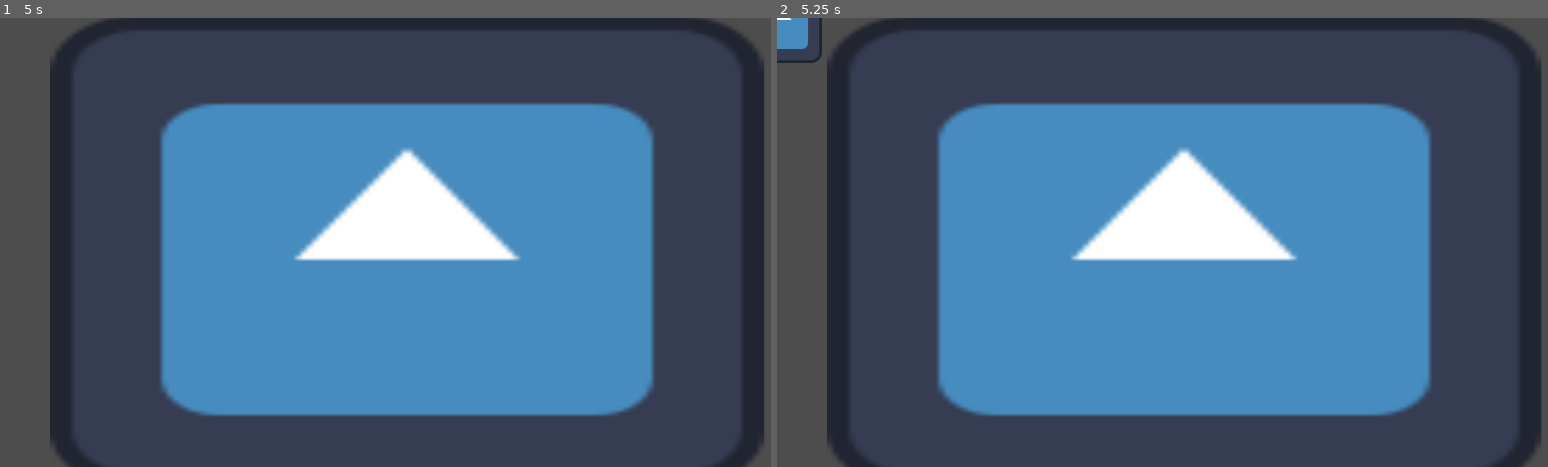
Above: before the commit, frames 1-2 (left to right).
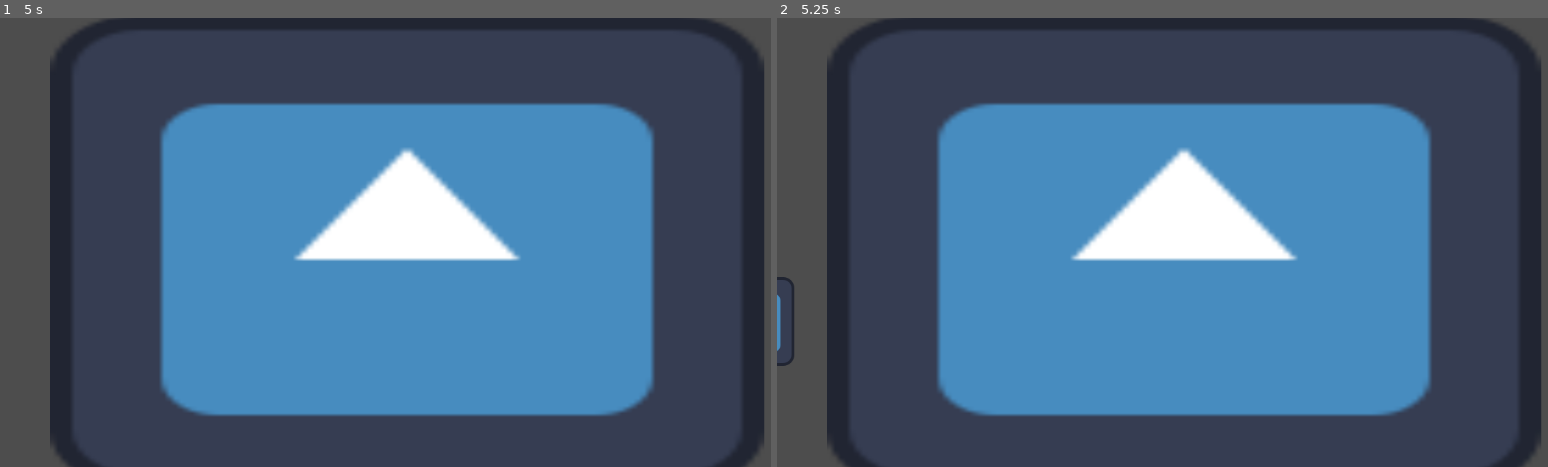
Above: after the commit, the same moments.

Repository: 0xspiderr/itec-2026
Game: Godot game, scene res://_level/level_1.tscn
Same seed, same stepped clock (60 frames per second), same inputs: the game is played once before the commit and once after it. This scene is started directly instead of the project's main scene. The engine's default icon, where the game draws it, is replaced by a stand-in: a white triangle on a blue panel in a dark square.
Inputs:
- Up to frame 1 (5 s): tap Enter at 0.5, 2, 3.5 s; hold D (right) 0.53-1.28 s; tap Space at 1.25, 2.75, 4.25 s; hold Down (down) 1.28-2.03 s; hold D (right) 2.03-2.78 s; hold W (up) 2.78-3.53 s; hold A (left) from 3.53 s (still down)
- Up to frame 2 (5.25 s): release A (left) at 5.03 s; hold Down (down) from 5.03 s (still down)

Frame 1 is identical in both runs. In frame 2, 0.5% of the frame differs, in the area x 0-6%, y 0-78%.

Commit message:
added: random spawn points for pickable items and sync

Diff:
--- a/_level/level_1.tscn
+++ b/_level/level_1.tscn
@@ -26,6 +26,35 @@
 [node name="Marker2D2" type="Marker2D" parent="SpawnPoints" unique_id=347573964]
 position = Vector2(123, 157)
 
+[node name="Marker2D3" type="Marker2D" parent="SpawnPoints" unique_id=463922787]
+position = Vector2(123, 348)
+
+[node name="Marker2D4" type="Marker2D" parent="SpawnPoints" unique_id=1968183081]
+position = Vector2(514, 375)
+
+[node name="PickableSpawnPoints" type="Node" parent="." unique_id=156564525]
+
+[node name="Marker2D" type="Marker2D" parent="PickableSpawnPoints" unique_id=1232301253]
+position = Vector2(164, 0)
+
+[node name="Marker2D2" type="Marker2D" parent="PickableSpawnPoints" unique_id=1137620558]
+position = Vector2(0, 129)
+
+[node name="Marker2D3" type="Marker2D" parent="PickableSpawnPoints" unique_id=306315078]
+position = Vector2(513, -8)
+
+[node name="Marker2D4" type="Marker2D" parent="PickableSpawnPoints" unique_id=615407072]
+position = Vector2(-39, 438)
+
+[node name="Marker2D5" type="Marker2D" parent="PickableSpawnPoints" unique_id=921566546]
+position = Vector2(115, 598)
+
+[node name="Marker2D6" type="Marker2D" parent="PickableSpawnPoints" unique_id=512910466]
+position = Vector2(540, 551)
+
+[node name="Marker2D7" type="Marker2D" parent="PickableSpawnPoints" unique_id=133077630]
+position = Vector2(793, 398)
+
 [node name="Environment" type="Node2D" parent="." unique_id=1130732815]
 
 [node name="Ground" type="Sprite2D" parent="Environment" unique_id=717154542]
--- a/_level/level_manager.gd
+++ b/_level/level_manager.gd
@@ -8,13 +8,15 @@
 
 const PICKABLE_ITEM = preload("uid://ckl8vqyes3cml")
 @onready var pickable_items: Node = $PickableItems
+@onready var pickable_spawn_points: Array[Node] = $PickableSpawnPoints.get_children()
 
 
 func _ready() -> void:
 	_spawn_rats()
 
-	item_spawn_timer.timeout.connect(_on_spawn_item)
-	item_spawn_timer.start()
+	if multiplayer.is_server():
+		item_spawn_timer.timeout.connect(_on_spawn_item)
+		item_spawn_timer.start()
 
 
 func _spawn_rats() -> void:
@@ -36,11 +38,41 @@
 
 
 # we should add random spawnpoints all over the map for this
+#func _on_spawn_item() -> void:
+	#if not multiplayer.is_server():
+		#return
+	#
+	#var new_item = PICKABLE_ITEM.instantiate() as PickableItem
+	#var spawn_point = pickable_spawn_points
+	#new_item.position = Vector2(1, 1)
+	#new_item.name = "carrot"
+	#pickable_items.add_child(new_item, true)
+
 func _on_spawn_item() -> void:
 	if not multiplayer.is_server():
 		return
 
+	var available_points = []
+	for spawn_point in pickable_spawn_points:
+		if not _is_position_occupied(spawn_point.position):
+			available_points.append(spawn_point)
+
+	if available_points.is_empty():
+		print("No available spawn points!")
+		return
+
+	var spawn_point = available_points.pick_random()
+
 	var new_item = PICKABLE_ITEM.instantiate() as PickableItem
-	new_item.position = Vector2(1, 1)
-	new_item.name = "carrot"
+	new_item.position = spawn_point.position
 	pickable_items.add_child(new_item, true)
+
+
+func _is_position_occupied(pos: Vector2) -> bool:
+	var occupation_threshold = 10.0
+
+	for item in pickable_items.get_children():
+		if item is Node2D:
+			if item.position.distance_to(pos) < occupation_threshold:
+				return true
+	return false
--- a/pickable_item/pickable_item.tscn
+++ b/pickable_item/pickable_item.tscn
@@ -5,6 +5,11 @@
 
 [sub_resource type="CircleShape2D" id="CircleShape2D_6w6i5"]
 radius = 48.010414
+
+[sub_resource type="SceneReplicationConfig" id="SceneReplicationConfig_s2h18"]
+properties/0/path = NodePath(".:position")
+properties/0/spawn = true
+properties/0/replication_mode = 0
 
 [node name="PickableItem" type="Node2D" unique_id=2025876948]
 script = ExtResource("1_6w6i5")
@@ -17,4 +22,7 @@
 [node name="CollisionShape2D" type="CollisionShape2D" parent="Area2D" unique_id=1854040611]
 shape = SubResource("CircleShape2D_6w6i5")
 
+[node name="MultiplayerSynchronizer" type="MultiplayerSynchronizer" parent="." unique_id=9232195]
+replication_config = SubResource("SceneReplicationConfig_s2h18")
+
 [connection signal="body_entered" from="Area2D" to="." method="_on_area_2d_body_entered"]
